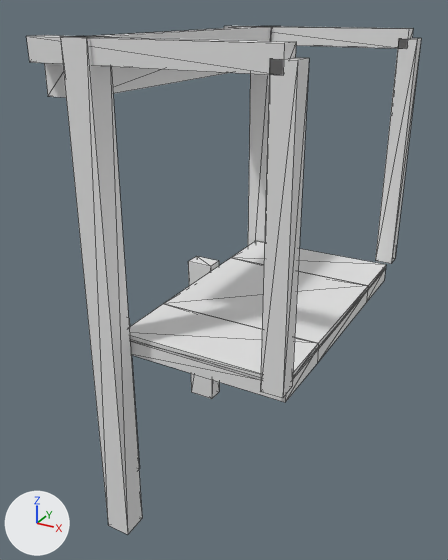
One commit to the glTF model models/dordrecht/dordrecht-brug-91e5656d/dordrecht-brug-91e5656d.glb: the scene before it, then after it.
The view is the same before and after, from a 50 mm camera at (11.6, -25.8, 13.5) aimed at (-2.2, -0.6, 0.9). Every picture has the same lights, and +X, +Y and +Z are marked at lower left. The older version comes first. Mesh edges are drawn as thin lines. Vertices at exactly the same position are counted once.

The first picture shows 'building:balans', 'building:balans 2', 'building:contragewicht', 'building:hamei', 'building:hamei 2', 'building:hangstang', 'building:hangstang 2', 'building:portaal', 'road:dek', 'road:rijbaan lokale weg', 'road:voetpad', 'road:voetpad 2' and 2 more.
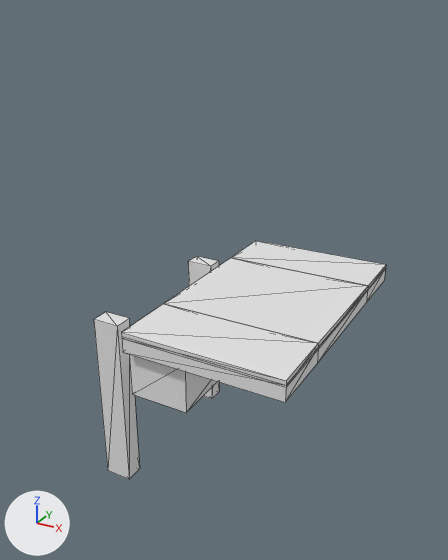
Location of each change, [x1, y1, x2, y2] in pixels of the pictures (448 x 560 px):
'building:hamei 2', deleted: before [60, 36, 142, 534]
'building:hangstang 2', deleted: before [260, 58, 309, 398]
'building:balans 2', deleted: before [27, 35, 296, 75]
'building:contragewicht', moved, rescaled: before [44, 63, 226, 98]; after [129, 354, 218, 412]
'building:hangstang', deleted: before [375, 38, 421, 264]
'building:hamei', deleted: before [248, 26, 277, 246]
'building:balans', deleted: before [224, 26, 413, 48]
'building:portaal', deleted: before [78, 26, 269, 41]
'building:pijler 2', unchanged, uncovered by the edit: before [129, 321, 140, 469]; after [94, 312, 140, 479]

Diff of the bpy script that builds the scene:
```diff
--- a/models/dordrecht/dordrecht-brug-91e5656d/dordrecht-brug-91e5656d.glb.py
+++ b/models/dordrecht/dordrecht-brug-91e5656d/dordrecht-brug-91e5656d.glb.py
@@ me_contragewicht @@
 # used by ob_building_contragewicht; location = (0.0, 0.0, 0.0)
-me_contragewicht.from_pydata(...)  # 8 vertices, 12 faces; spans x -6.41..-4.68, y -7.17..7.17, z 10.34..12.09
+me_contragewicht.from_pydata(...)  # 8 vertices, 12 faces; spans x -4.04..-1.04, y -6.27..6.27, z -3.15..-0.65
+# me_contragewicht part 1: the whole mesh is scaled about its middle by (1.74, 0.875, 1.43), then moved by (3.01, 0.0, -13.12)
@@ ob_building_hamei @@
-ob_building_hamei = bpy.data.objects.new('building:hamei', me_hamei)
-ob_building_hamei.location = (0.0, 0.0, 0.0)
@@ ob_building_hamei_2 @@
-ob_building_hamei_2 = bpy.data.objects.new('building:hamei 2', me_hamei_2)
-ob_building_hamei_2.location = (0.0, 0.0, 0.0)
@@ ob_building_portaal @@
-ob_building_portaal = bpy.data.objects.new('building:portaal', me_portaal)
-ob_building_portaal.location = (0.0, 0.0, 0.0)
@@ ob_building_balans @@
-ob_building_balans = bpy.data.objects.new('building:balans', me_balans)
-ob_building_balans.location = (0.0, 0.0, 0.0)
@@ ob_building_hangstang @@
-ob_building_hangstang = bpy.data.objects.new('building:hangstang', me_hangstang)
-ob_building_hangstang.location = (0.0, 0.0, 0.0)
@@ ob_building_balans_2 @@
-ob_building_balans_2 = bpy.data.objects.new('building:balans 2', me_balans_2)
-ob_building_balans_2.location = (0.0, 0.0, 0.0)
@@ ob_building_hangstang_2 @@
-ob_building_hangstang_2 = bpy.data.objects.new('building:hangstang 2', me_hangstang_2)
-ob_building_hangstang_2.location = (0.0, 0.0, 0.0)
```
